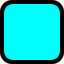
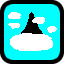
Comparing the layer stacks of the two w=64, h=64 images. Changes:
added layer "border #1" above "border #2" over [8, 12, 57, 51]
added layer "border #2" above "border" over [16, 12, 46, 45]
